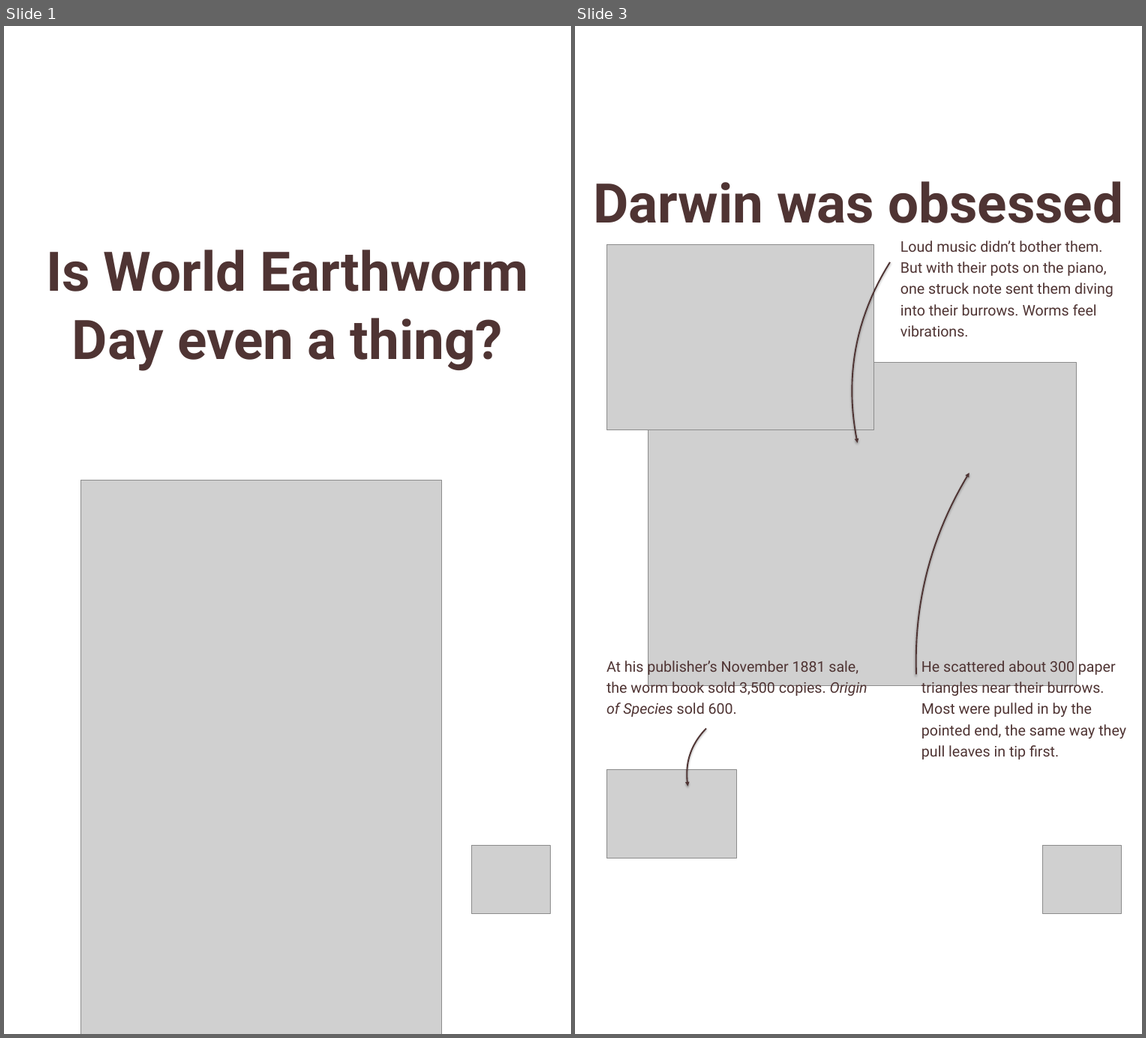
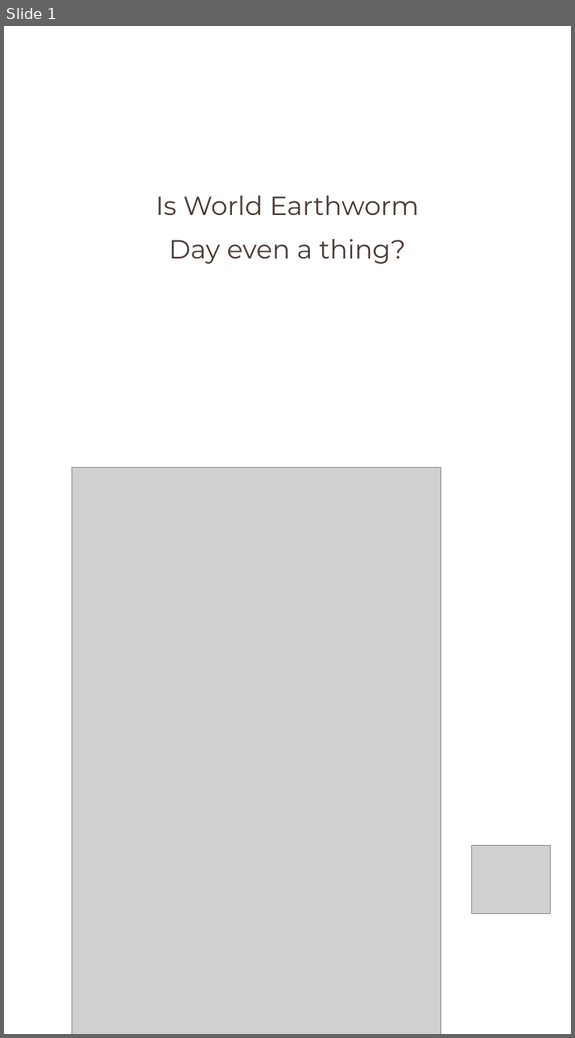
Before and after one commit to linneamoritznyc/final-SFWsite-Linnea, a slide deck: social/earthworm-day-2026-10-21/21-10-2026-wed-ig-story-earthworm.pptx. Shown side by side, each under a label of ours: slides 1 and 3 before the commit, slide 1 after it; the slides between them are not shown. The pictures are 1146x1038 and 575x1038 pixels, drawn with LibreOffice and Linux fonts; fonts in the diff are those of the drawing; grey boxes stand for pictures. Boxes give left, top, right and bottom in pixels: in the first picture for what was removed or moved away, otherwise in the second. Text is boxed around its words. In the diff, an @@ line names an element or a change of style, - is before the commit and + after.

```diff
--- a/social/earthworm-day-2026-10-21/21-10-2026-wed-ig-story-earthworm.pptx
+++ b/social/earthworm-day-2026-10-21/21-10-2026-wed-ig-story-earthworm.pptx
@@ slide 3 removed at [575,26,1142,1034], background #FFFFFF @@
@@ text removed at [593,181,1123,223] @@
-Darwin was obsessed
@@ picture removed at [607,244,873,430] @@
@@ text removed at [901,240,1113,336] @@
-Loud music didn’t bother them.
-But with their pots on the piano,
-one struck note sent them diving
-into their burrows. Worms feel
-vibrations.
@@ freeform shape removed at [853,262,890,443] @@
@@ picture removed at [648,362,1076,686] @@
@@ freeform shape removed at [916,472,969,674] @@
@@ text removed at [607,658,867,717] @@
-At his publisher’s November 1881 sale,
-the worm book sold 3,500 copies. Origin
-of Species sold 600.
@@ text removed at [921,660,1126,756] @@
-He scattered about 300 paper
-triangles near their burrows.
-Most were pulled in by the
-pointed end, the same way they
-pull leaves in tip first.
@@ freeform shape removed at [687,729,706,786] @@
@@ picture removed at [607,769,737,858] @@
@@ picture removed at [1042,845,1121,913] @@
@@ slide 1 changed as well @@
@@ text "Is World Earthworm": place and size @@
-text "Is World Earthworm" at [46,250,529,371]
+text "Is World Earthworm" at [156,196,419,264]
@@ text "Is World Earthworm" at [156,196,419,264]: size 78 to 37.5 pt, font Roboto to Montserrat, text colour #4F3433 to #4A3B36, bold off; line spacing 1.04 to 1.4 @@
@@ picture: place and size @@
-picture at [81,480,441,1034]
+picture at [72,467,440,1034]
```
Also in this commit, not shown: 3 other slides changed, 5 slides added, 21 other files.
